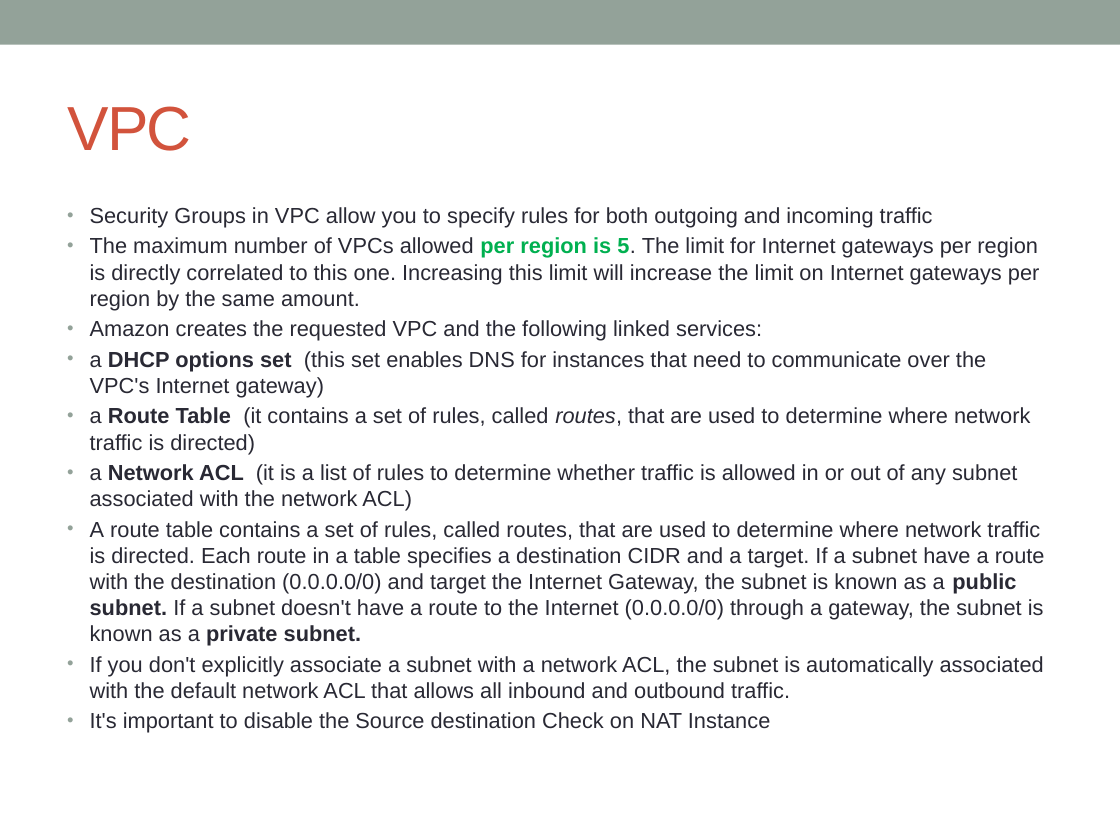
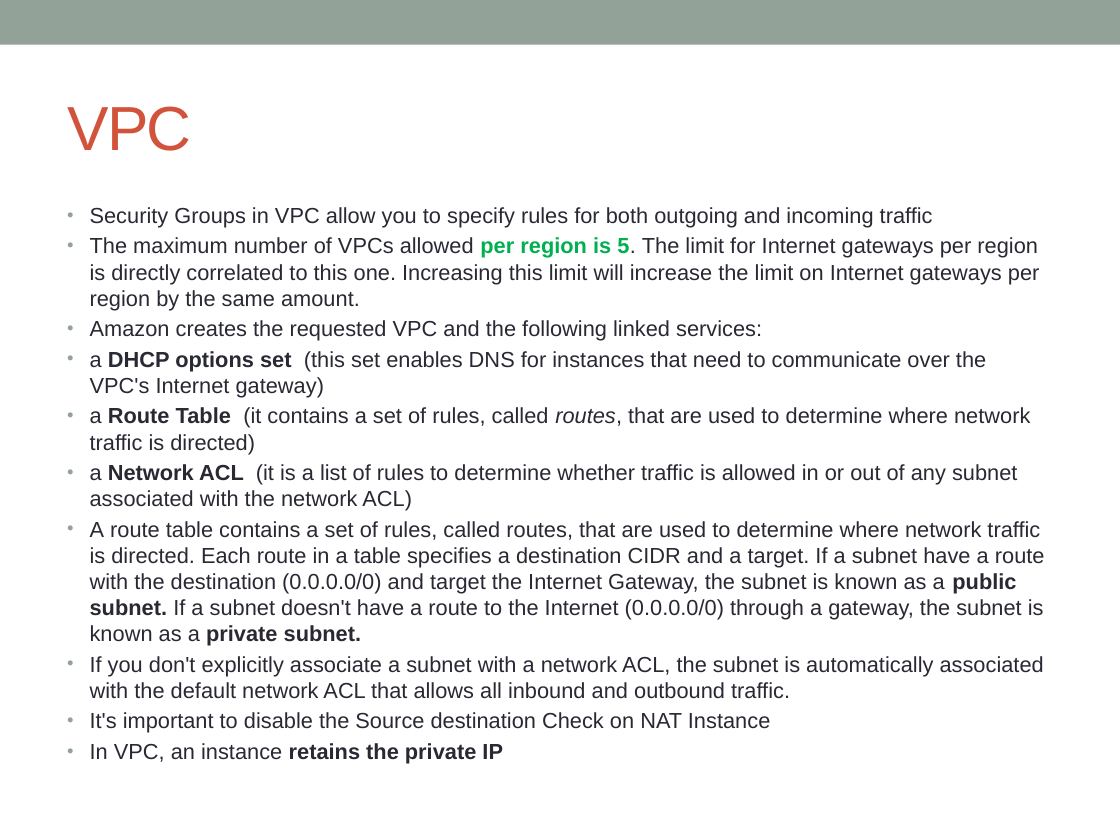
Before and after one commit to notionquest/ProjectDocumentation, a slide deck: slide 2 of AWS_Solution_Architect.pptx. Drawn at 1120x840 pixels with LibreOffice and Linux fonts; fonts in the diff are those of the drawing. Boxes give left, top, right and bottom in pixels: in the first picture for what was removed or moved away, otherwise in the second. Text is boxed around its words. In the diff, an @@ line names an element or a change of style, - is before the commit and + after.

```diff
--- a/AWS_Solution_Architect.pptx
+++ b/AWS_Solution_Architect.pptx
@@ text at (x1=90, y1=743, x2=503, y2=764): paragraph added @@
+• In VPC, an instance retains the private IP
```
Also in this commit, not shown: 8 other slides changed, 11 slides added.
